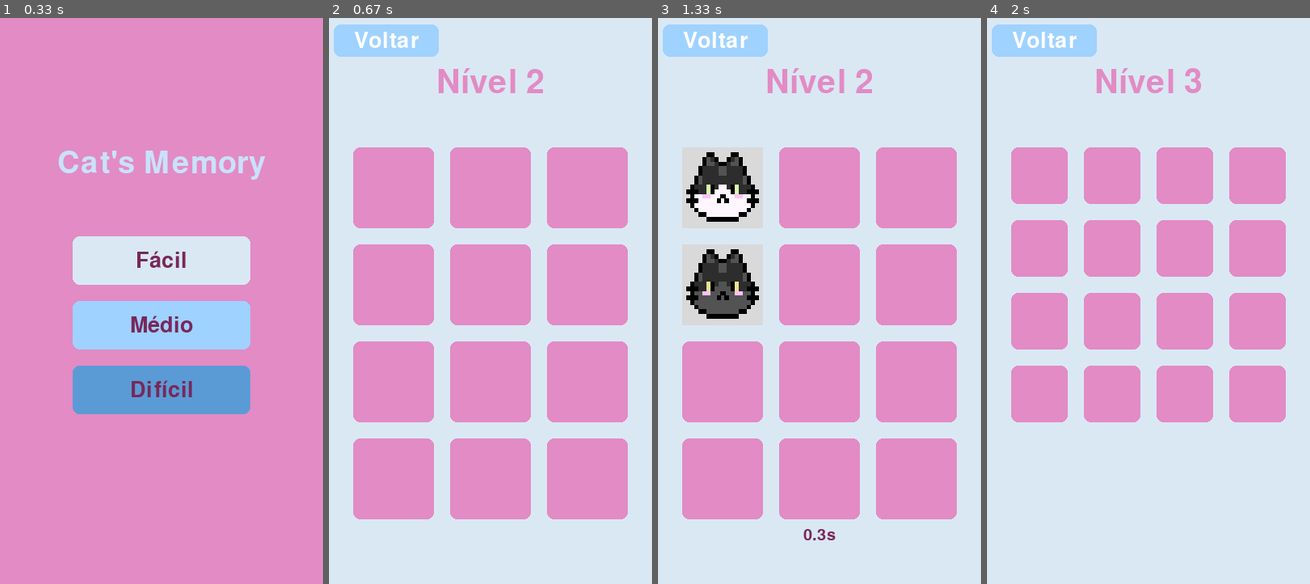
Above: before the commit, frames 1-4 (left to right).
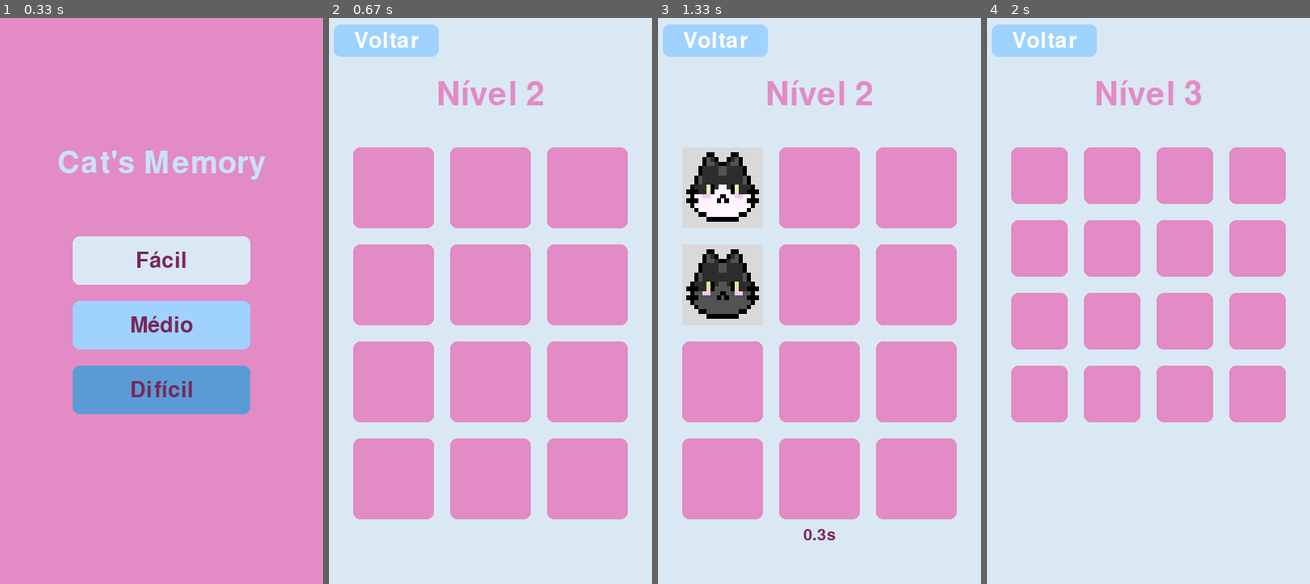
Above: after the commit, the same moments.

Repository: louisechacon/jogo_pygame
Game: pygame game, started from joguinho.py
The game is run twice, just before and just after one commit, with the same random seed, the same clock (stepped at 60 frames per second) and the same inputs.
Inputs (mouse positions are in pixels of both pictures, inside the frame that each line leads up to):
- Up to frame 1 (0.33 s): no input
- Up to frame 2 (0.67 s): click (490, 301) at 0.38 s
- Up to frame 3 (1.33 s): click (741, 306) at 0.72 s; click (719, 216) at 1.05 s
- Up to frame 4 (2 s): click "Voltar" at 1.38 s; click "Difícil" at 1.72 s

Frame 1 is identical in both runs. In frame 2, 0.9% of the frame differs, in the area x 34-67%, y 8-16%; in frame 3, 0.9%; in frame 4, 0.9%.

Commit message:
Adiciona tela parabenizando pós jogo

Diff:
--- a/joguinho.py
+++ b/joguinho.py
@@ -29,6 +29,8 @@
 fonte_botao = pygame.font.SysFont(None, 40)
 fonte_titulo = pygame.font.SysFont(None, 56)
 fonte_cronometro = pygame.font.SysFont(None, 30)
+fonte_bom = pygame.font.SysFont(None, 60)
+fonte_novamente = pygame.font.SysFont(None, 30)
 
 
 imagens_gatinhos = []
@@ -39,6 +41,7 @@
 
 tela_menu = 0
 tela_jogo = 1
+tela_final = 2
 estado_tela = tela_menu
 
 linhas = 0
@@ -80,6 +83,25 @@
 
     return linhas, colunas, texto_nivel, lista_ids, cartas_viradas, cartas_escolhidas
 
+def desenhar_botao_voltar():
+    botao_voltar = pygame.Rect(6, 8, 130, 40)
+    pygame.draw.rect(tela, (218, 232, 244), botao_voltar, border_radius=8)
+
+    texto_voltar = fonte_botao.render("Voltar", True, (255, 255, 255))
+    tela.blit(texto_voltar, texto_voltar.get_rect(center=botao_voltar.center))
+
+    return botao_voltar
+
+def botao_novamente():
+    botao_reiniciar = pygame.Rect(90, 580, 200, 60)
+    pygame.draw.rect(tela, (131, 40, 101), botao_reiniciar, border_radius= 8)
+
+    texto = fonte_novamente.render("Jogar novamente", True, (255, 255, 255))
+    tela.blit(texto, texto.get_rect(center=botao_reiniciar.center))
+
+    return botao_reiniciar
+
+
 def desenhar_menu():
     tela.fill((226, 139, 197))
 
@@ -87,7 +109,7 @@
     tela.blit(titulo, titulo.get_rect(center=(largura_tela // 2, 180)))
 
     pygame.draw.rect(tela, (218, 232, 244), botao_facil, border_radius = 8)
-    pygame.draw.rect(tela, (159,210,255), botao_medio, border_radius= 8)
+    pygame.draw.rect(tela, (159, 210, 255), botao_medio, border_radius= 8)
     pygame.draw.rect(tela, (91, 155, 213),  botao_dificil, border_radius= 8)
 
     texto_facil = fonte_botao.render("Fácil", True, (120, 40, 90))
@@ -97,6 +119,17 @@
     tela.blit(texto_facil, texto_facil.get_rect(center = botao_facil.center))
     tela.blit(texto_medio, texto_medio.get_rect(center = botao_medio.center))
     tela.blit(texto_dificil, texto_dificil.get_rect(center = botao_dificil.center))
+
+def desenhar_final():
+    tela.fill((159,210,255))
+
+    texto_bom = fonte_bom.render("Muito bom!", True, (131, 40, 101))
+    tela.blit(texto_bom, texto_bom.get_rect(center=(largura_tela // 2, 95)))
+
+    patinha = pygame.image.load("imagens/patinha.png").convert_alpha()
+    patinha = pygame.transform.scale(patinha, (400, 400))
+    rect_patinha = patinha.get_rect(center=(largura_tela // 2, 350))
+    tela.blit(patinha, rect_patinha)
 
 while True:
     tempo = pygame.time.get_ticks()
@@ -121,7 +154,7 @@
             estado_tela = tela_jogo
 
         elif estado_tela == tela_jogo and event.type == MOUSEBUTTONDOWN:
-            botao_voltar = pygame.Rect(6, 8, 130, 40)
+            desenhar_botao_voltar()
             if botao_voltar.collidepoint(event.pos):
                 estado_tela = tela_menu
 
@@ -144,6 +177,10 @@
                         if len(cartas_escolhidas) == 2:
                             timer_espera = tempo + 1000
 
+        elif estado_tela == tela_final and event.type == MOUSEBUTTONDOWN:
+            if botao_reiniciar.collidepoint(event.pos):
+                estado_tela = tela_menu
+
     if len(cartas_escolhidas) == 2 and tempo > timer_espera:
         id1 = lista_ids[cartas_escolhidas[0]]
         id2 = lista_ids[cartas_escolhidas[1]]
@@ -152,6 +189,9 @@
             cartas_resolvidas[cartas_escolhidas[0]] = True
             cartas_resolvidas[cartas_escolhidas[1]] = True
 
+            if all(cartas_resolvidas):
+                estado_tela = tela_final
+
         else:
             cartas_viradas[cartas_escolhidas[0]] = False
             cartas_viradas[cartas_escolhidas[1]] = False
@@ -166,7 +206,7 @@
 
         tela.fill((218, 232, 244))
         texto_superficie = fonte_nivel.render(texto_nivel, True, (226, 139, 197))
-        tela.blit(texto_superficie, texto_superficie.get_rect(center=(largura_tela // 2, 80)))
+        tela.blit(texto_superficie, texto_superficie.get_rect(center=(largura_tela // 2, 95)))
 
         botao_voltar = pygame.Rect(6, 8, 130, 40)
         pygame.draw.rect(tela, (159, 210, 255), botao_voltar, border_radius=8)
@@ -196,5 +236,9 @@
             else:
                 pygame.draw.rect(tela, (226, 139, 197), (x, y, tamanho_carta, tamanho_carta), border_radius=8)
 
+    elif estado_tela == tela_final:
+        desenhar_final()
+        botao_reiniciar = botao_novamente()
+
     pygame.display.update()
     clock.tick(60)
Binary file added: Imagens/patinha.png
